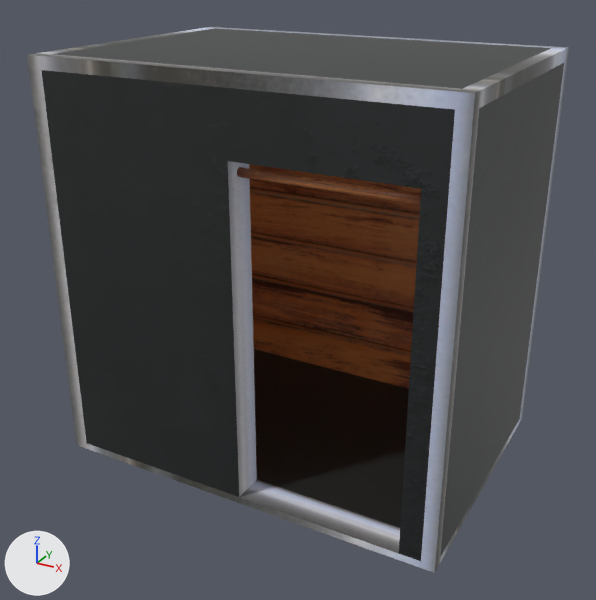
What one commit did to the FBX model Assets/Models/Lobby/FotoBooth.fbx.
Camera for both pictures: a 50 mm lens placed at (9.74, -3.3, 3.41), pointed at (7.26, 1.22, 1.15). Every picture has the same lights, and +X, +Y and +Z are marked at lower left. Where no turn or scale is listed for an object, it has been applied to the vertices.

Names of what the first picture shows: 'FotoBox'.
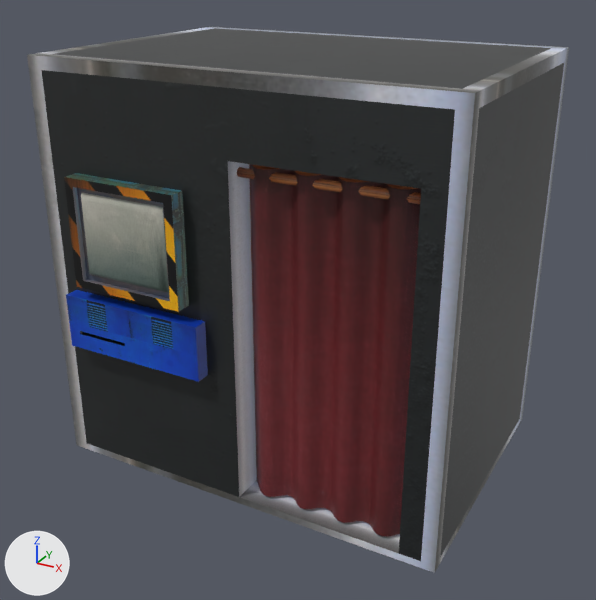
Pixel boxes (x1, y1, x2, y2) of what changed, in the pictures (596 x 600 px):
'Curtain', added (brown)
    after: (250, 164, 421, 536)
'Screen', added
    after: (64, 173, 189, 312)
'FloppyInsert', added (blue)
    after: (66, 290, 208, 382)

The change in detail:
Picture 'Curtain.png' (img_curtain_png) is new.
Picture 'Capsule.png' (img_capsule_png) is new.
Picture 'wallterminal.png' (img_wallterminal_png) is new.
Material 'Material.001' (mat_material_001) is new.
Its texture is img_curtain_png.
Material 'Material.002' (mat_material_002) is new.
Its texture is img_capsule_png.
Material 'Material.004' (mat_material_004) is new.
Its texture is img_wallterminal_png.
Mesh me_plane is new.
It has 68 vertices, 33 faces and spans x 0.06..1.13, y -0.89..-0.79, z 0.06..2.24.
It uses material mat_material_001 (picture img_curtain_png).
Mesh me_cube_004 is new.
It has 36 vertices, 34 faces and spans x -1.199..-0.172, y -1.065..-0.541, z 0.898..1.266.
It uses material mat_material_002 (picture img_capsule_png).
Mesh me_cube_001 is new.
It has 40 vertices, 38 faces and spans x -1.091..-0.288, y -1.078..-0.482, z 1.347..2.067.
It uses material mat_material_004 (picture img_wallterminal_png).
Object 'Curtain' (ob_curtain) is new; it shows me_plane.
Its location is (7.231, 1.375, 0.012).
Object 'FloppyInsert' (ob_floppyinsert) is new; it shows me_cube_004.
Its location is (7.231, 1.375, 0.012).
Object 'Screen' (ob_screen) is new; it shows me_cube_001.
Its location is (7.231, 1.375, 0.012).
